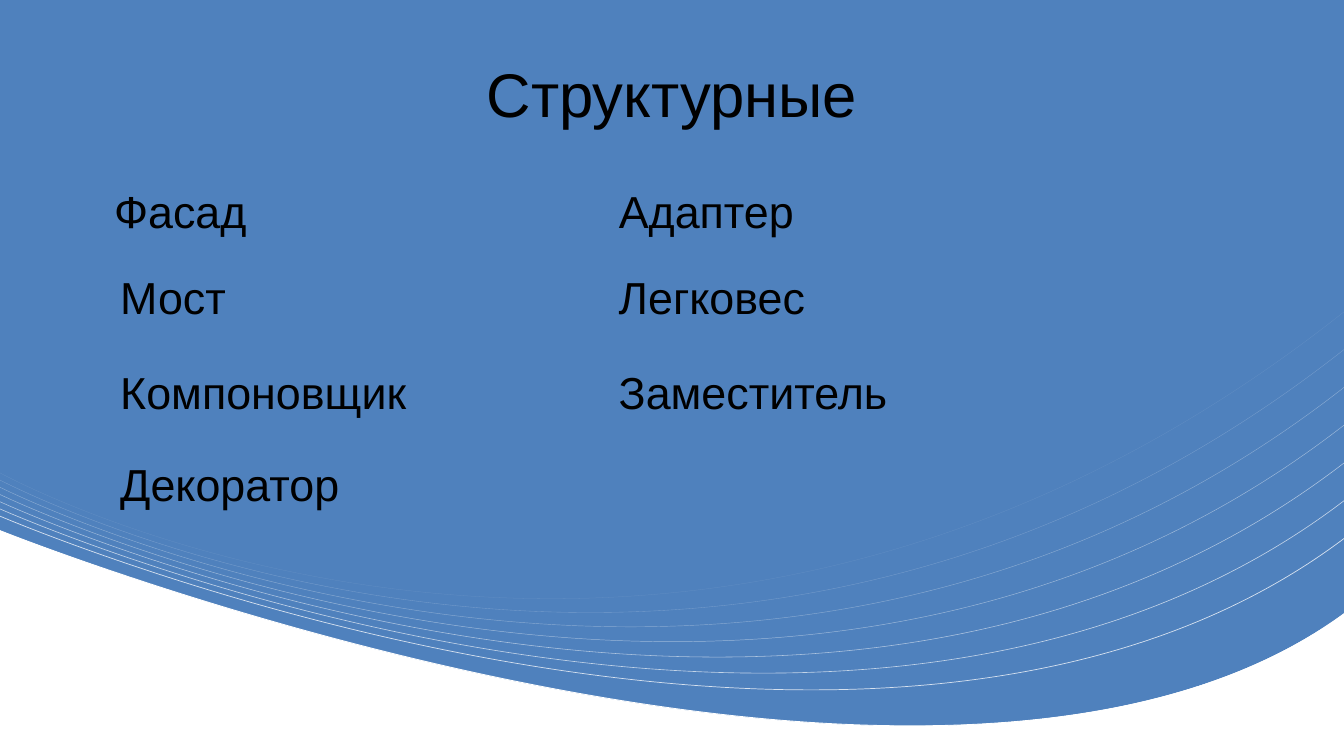
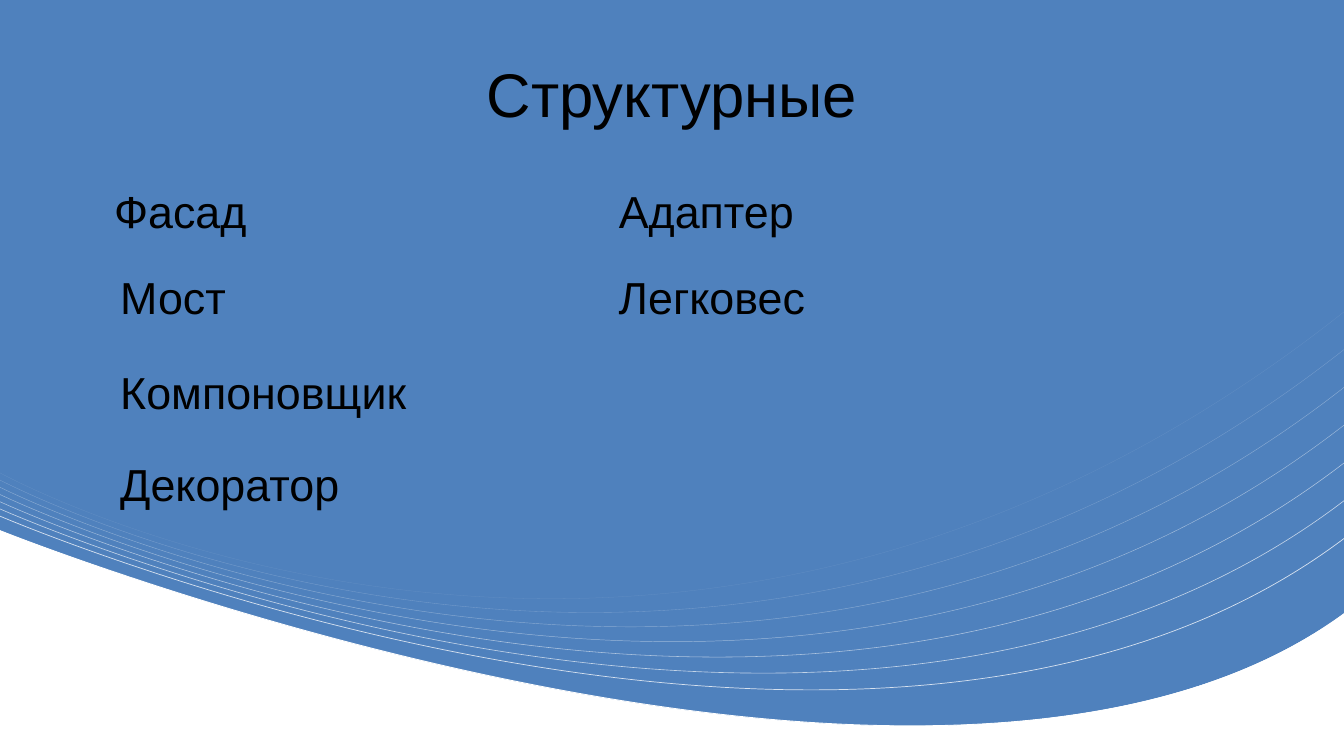
Before and after one commit to taran507/example_pattern, a slide deck: slide 7 of Презентация.pptx. Drawn at 1344x756 pixels with LibreOffice and Linux fonts; fonts in the diff are those of the drawing. Boxes give left, top, right and bottom in pixels: in the first picture for what was removed or moved away, otherwise in the second. Text is boxed around its words. In the diff, an @@ line names an element or a change of style, - is before the commit and + after.

```diff
--- a/Презентация.pptx
+++ b/Презентация.pptx
@@ text removed at (x1=619, y1=377, x2=888, y2=410) @@
-Заместитель
```
Also in this commit, not shown: 6 other slides changed, 1 other file.
